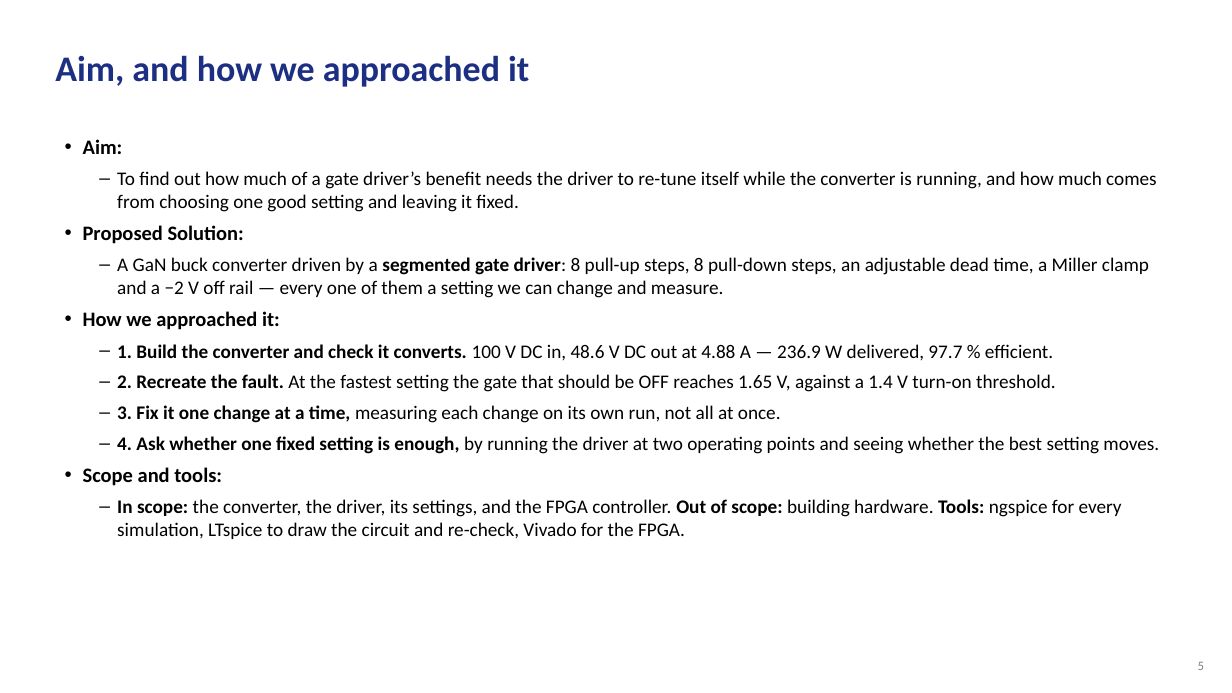
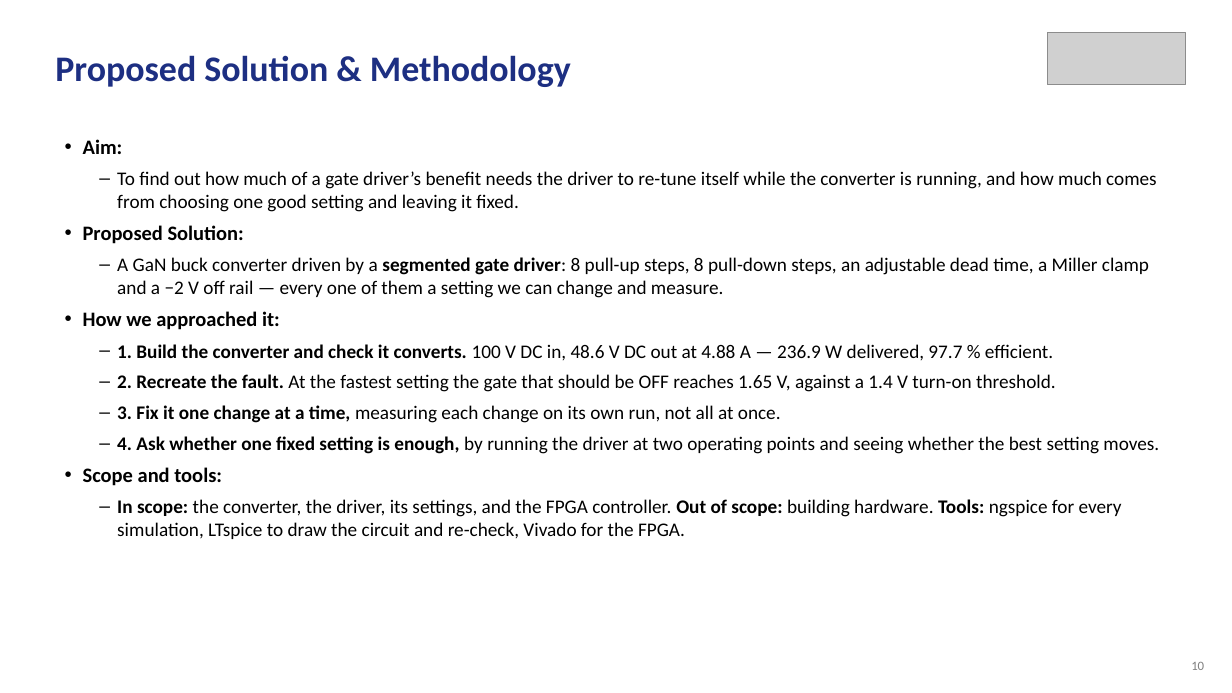
Before and after one commit to Amritha902/gan-driver, a slide deck: slide 10 of review/Review1_GaN_Segmented_Gate_Driver.pptx (slide 5 before the commit). Drawn at 1232x693 pixels with LibreOffice and Linux fonts; fonts in the diff are those of the drawing; grey boxes stand for pictures. Boxes give left, top, right and bottom in pixels: in the first picture for what was removed or moved away, otherwise in the second. Text is boxed around its words. In the diff, an @@ line names an element or a change of style, - is before the commit and + after.

```diff
--- a/review/Review1_GaN_Segmented_Gate_Driver.pptx
+++ b/review/Review1_GaN_Segmented_Gate_Driver.pptx
@@ text at [55,55,571,87]: text changed @@
-Aim, and how we approached it
+Proposed Solution & Methodology
@@ picture added at [1047,32,1186,85] @@
@@ text at [1191,662,1204,670]: text changed @@
-5
+10
```
Also in this commit, not shown: 19 other slides changed, 15 slides added, 32 slides removed, 5 other files.
